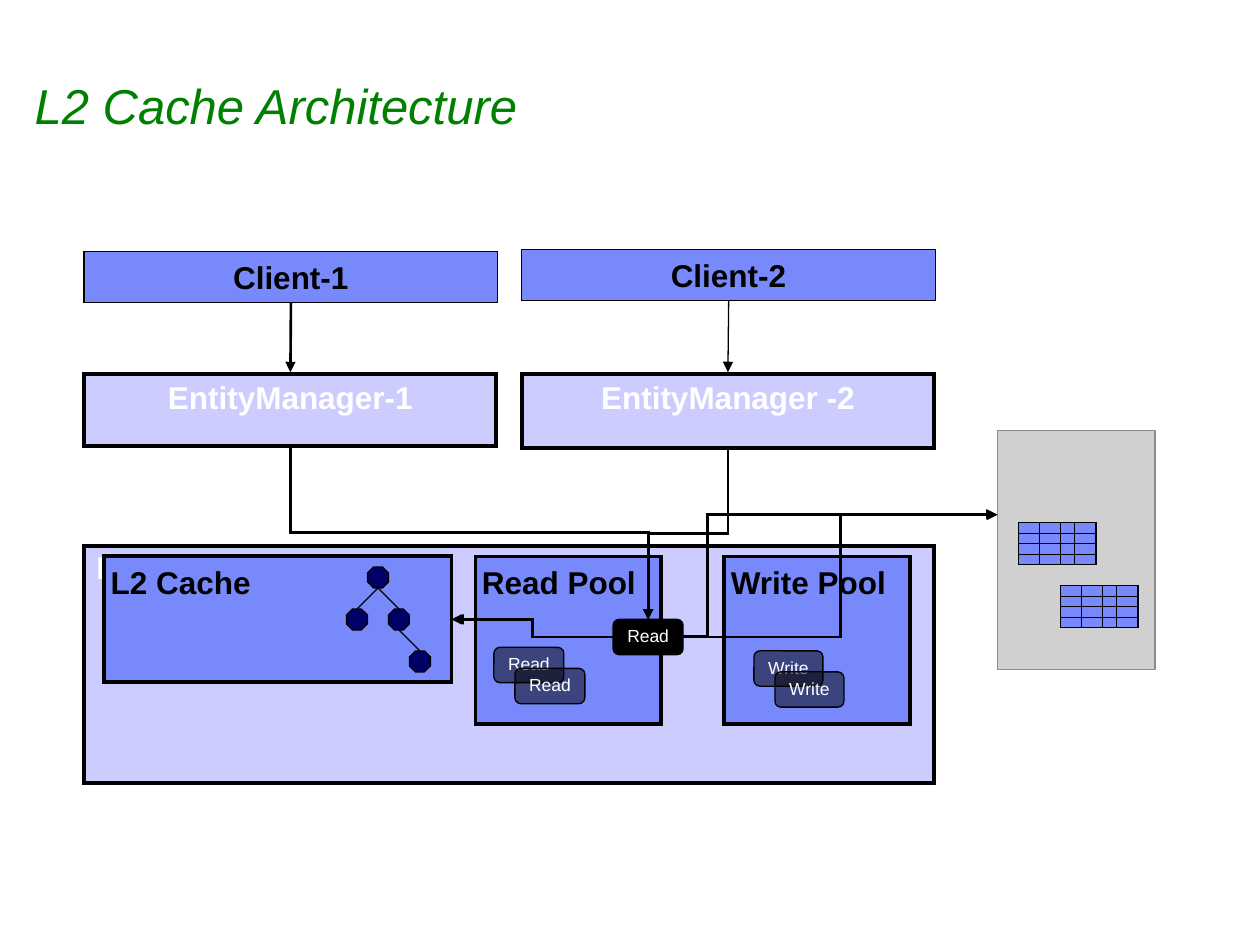
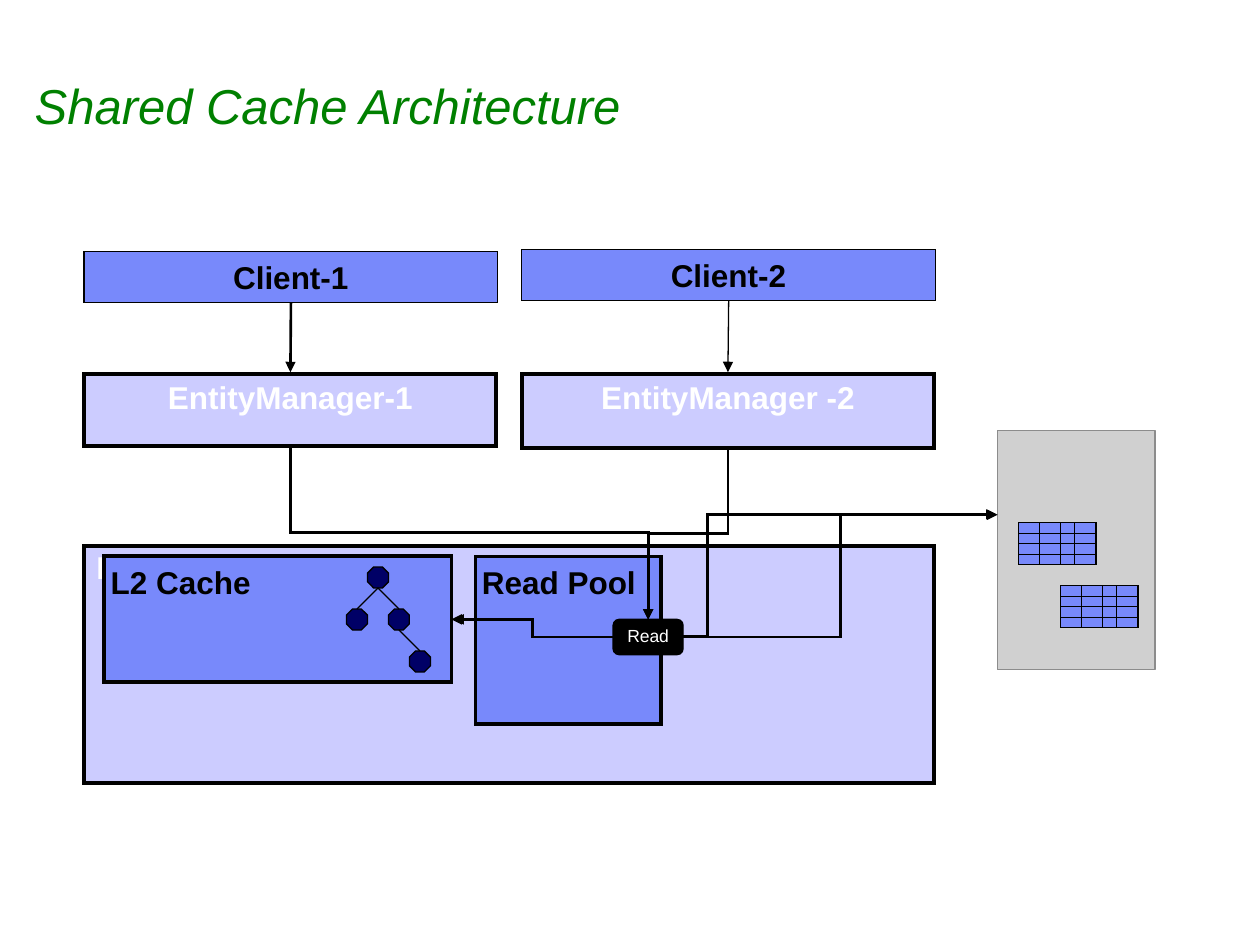
Before and after one commit to sabineheider/incubator, a slide deck: slide 4 of summit-2010/EclipseLink_Intro_Cache.ppt (slide 6 before the commit). Drawn at 1260x945 pixels with LibreOffice and Linux fonts; fonts in the diff are those of the drawing; grey boxes stand for pictures; background and template pictures are left out. Boxes give left, top, right and bottom in pixels: in the first picture for what was removed or moved away, otherwise in the second. Text is boxed around its words. In the diff, an @@ line names an element or a change of style, - is before the commit and + after.

```diff
--- a/summit-2010/EclipseLink_Intro_Cache.ppt
+++ b/summit-2010/EclipseLink_Intro_Cache.ppt
@@ title at [35, 88, 620, 125]: text changed @@
-L2 Cache Architecture
+Shared Cache Architecture
@@ rectangle removed at [724, 557, 911, 724] @@
-Write Pool
@@ rounded rectangle removed at [494, 648, 564, 683] @@
-Read
@@ rounded rectangle removed at [753, 651, 823, 687] @@
-Write
@@ rounded rectangle removed at [515, 668, 586, 703] @@
-Read
@@ rounded rectangle removed at [775, 672, 844, 707] @@
-Write
```
Also in this commit, not shown: 4 other slides changed, 6 slides added.
